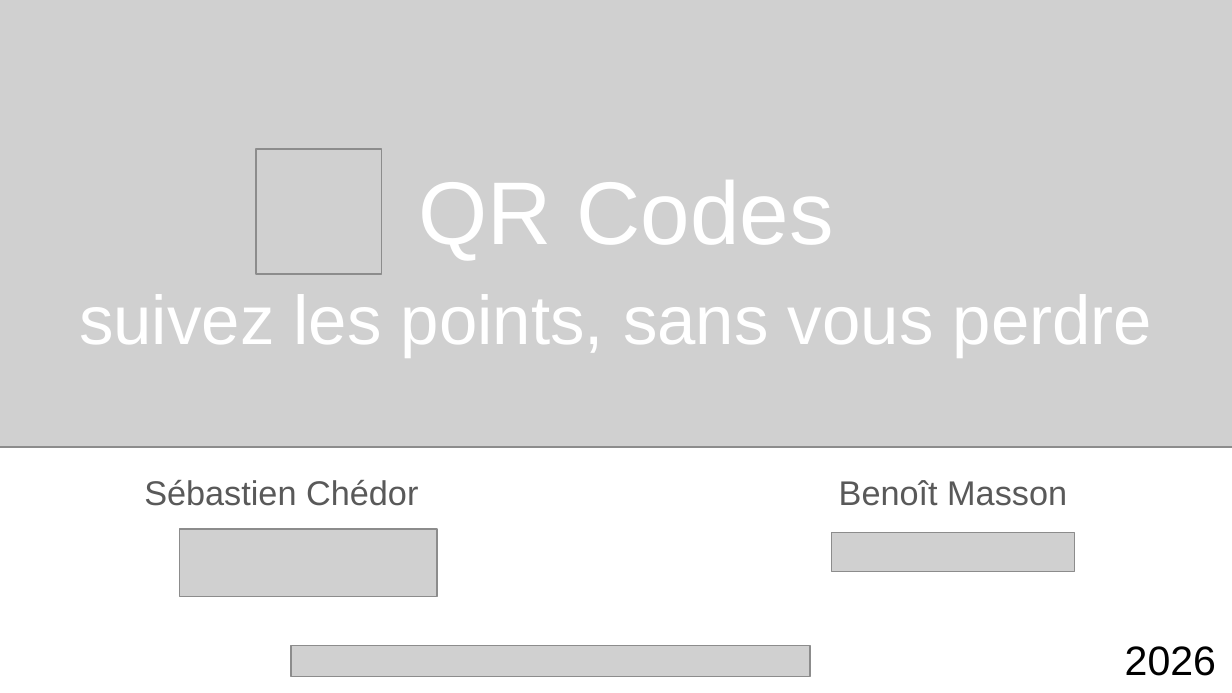
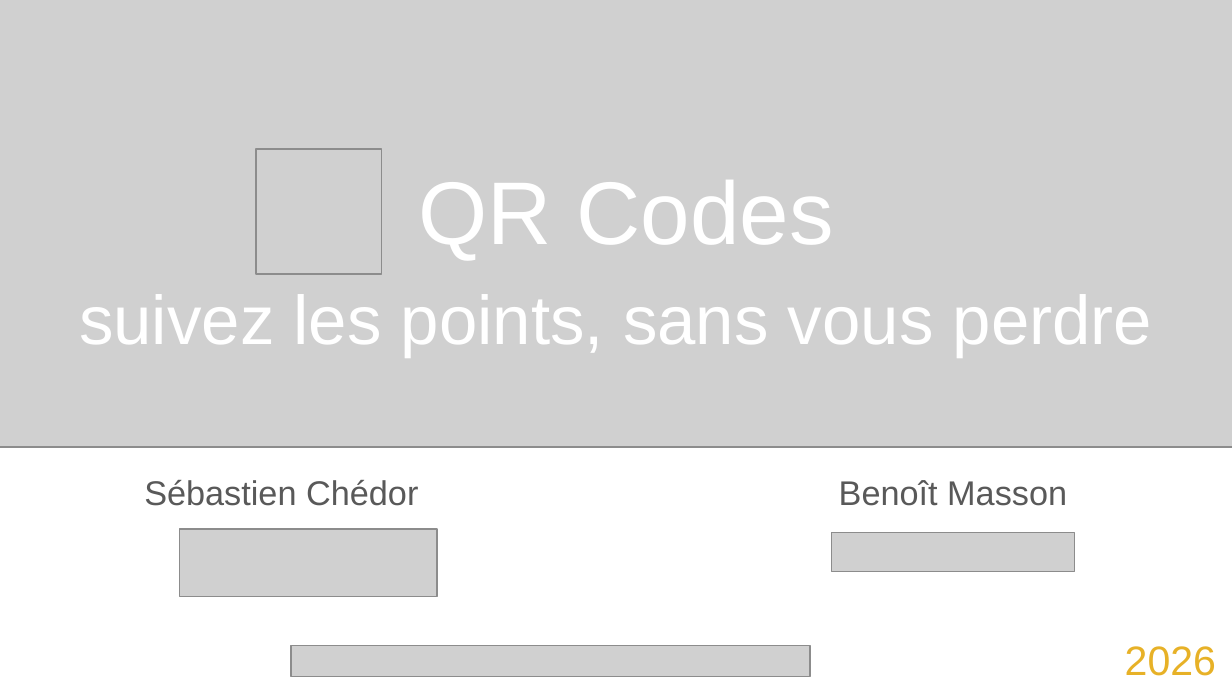
Before and after one commit to benoitmasson/qrcode-demo, a slide deck: slide 1 of slides/QR Codes.odp. Drawn at 1232x693 pixels with LibreOffice and Linux fonts; fonts in the diff are those of the drawing; grey boxes stand for pictures. Boxes give left, top, right and bottom in pixels: in the first picture for what was removed or moved away, otherwise in the second. Text is boxed around its words. In the diff, an @@ line names an element or a change of style, - is before the commit and + after.

```diff
--- a/slides/QR Codes.odp
+++ b/slides/QR Codes.odp
@@ text "2026" at [1125, 646, 1216, 676]: text colour #000000 to #E7B127 @@
```
Also in this commit, not shown: 3 other slides changed, 1 other file.
